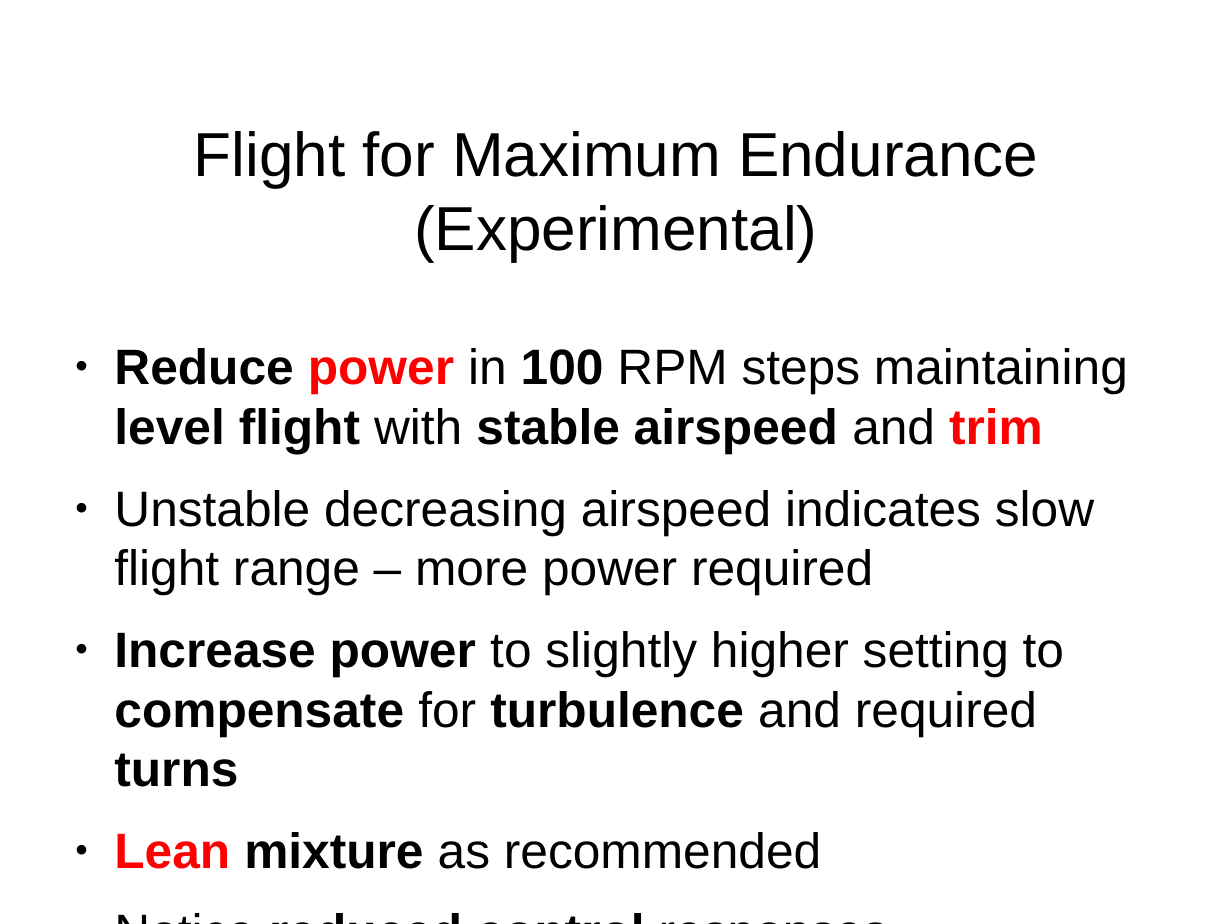
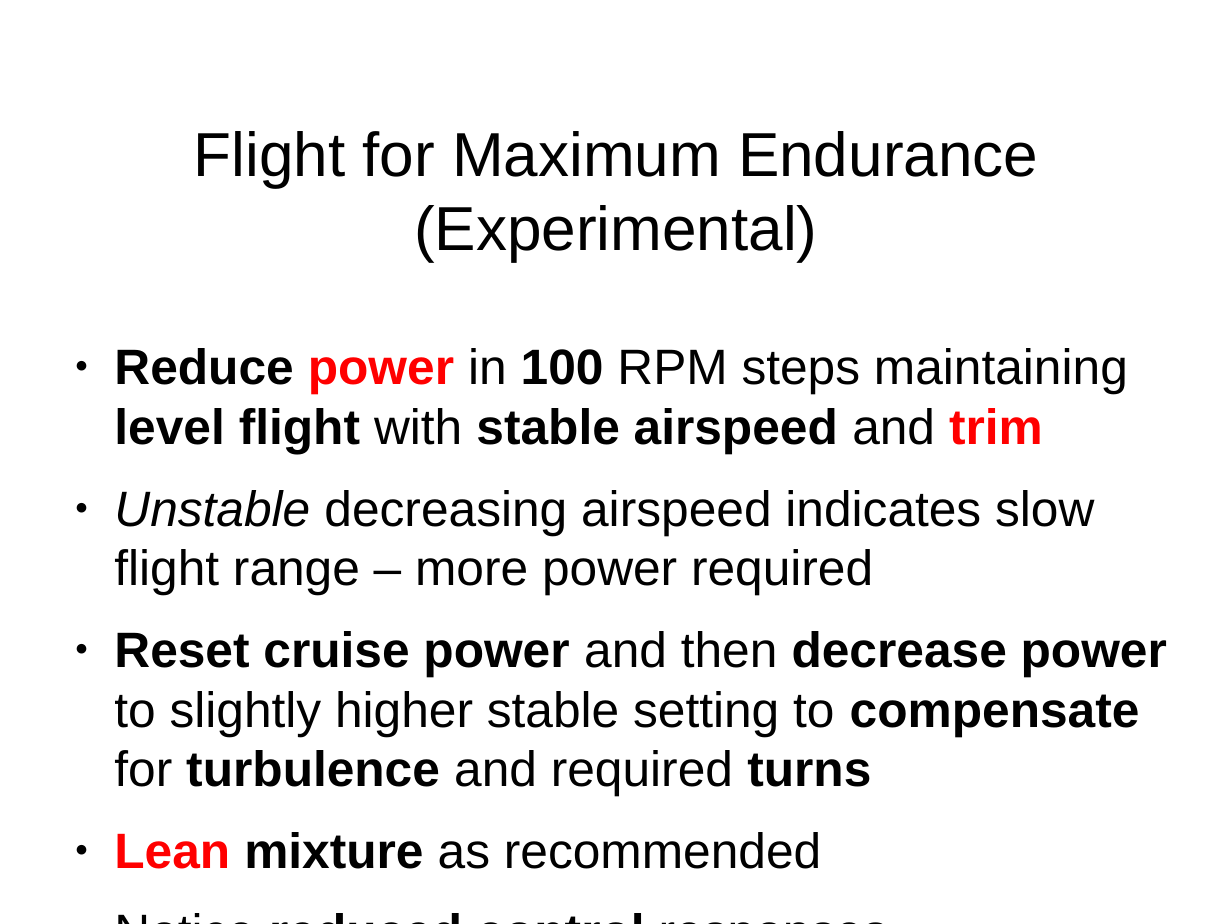
Before and after one commit to stephanheinemann/flight, a slide deck: slide 12 of FI/RangeAndEndurance/RangeAndEndurance.odp (slide 14 before the commit). Drawn at 1232x924 pixels with LibreOffice and Linux fonts; fonts in the diff are those of the drawing; background and template pictures are left out. Boxes give left, top, right and bottom in pixels: in the first picture for what was removed or moved away, otherwise in the second. Text is boxed around its words. In the diff, an @@ line names an element or a change of style, - is before the commit and + after.

Commit message:
improved rae and slow flight presentations

```diff
--- a/FI/RangeAndEndurance/RangeAndEndurance.odp
+++ b/FI/RangeAndEndurance/RangeAndEndurance.odp
@@ text at (114,490,1094,595): italic on in "Unstable" @@
@@ text at (114,631,1167,796): text changed; bold on @@
-● Increase power to slightly higher setting to compensate for turbulence and required turns
+● Reset cruise power and then decrease power to slightly higher stable setting to compensate for turbulence and required turns
```
Also in this commit, not shown: 5 other slides changed, 1 other file.
